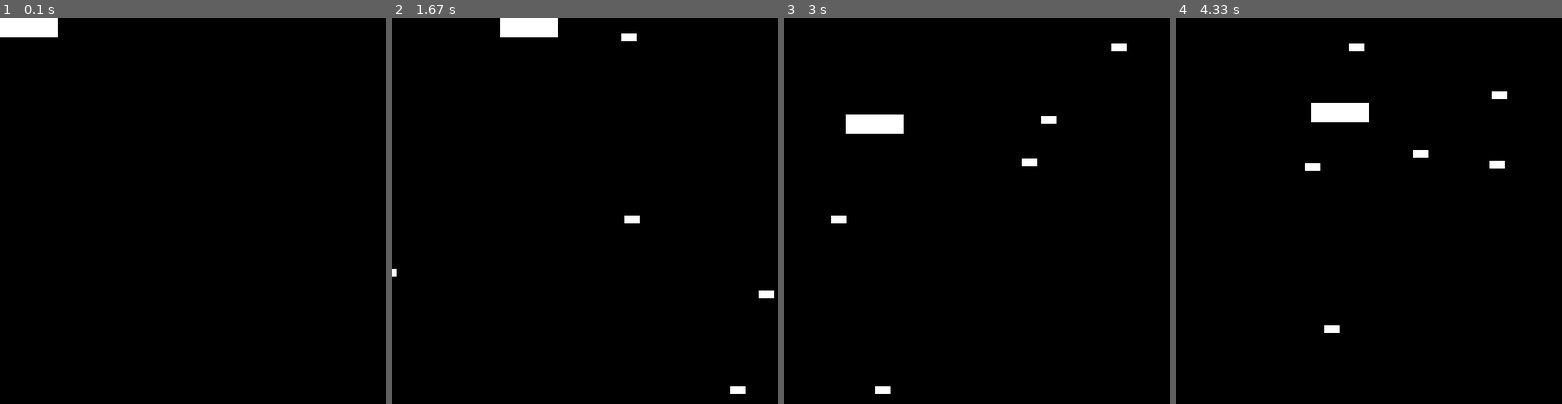
Above: before the commit, frames 1-4 (left to right).
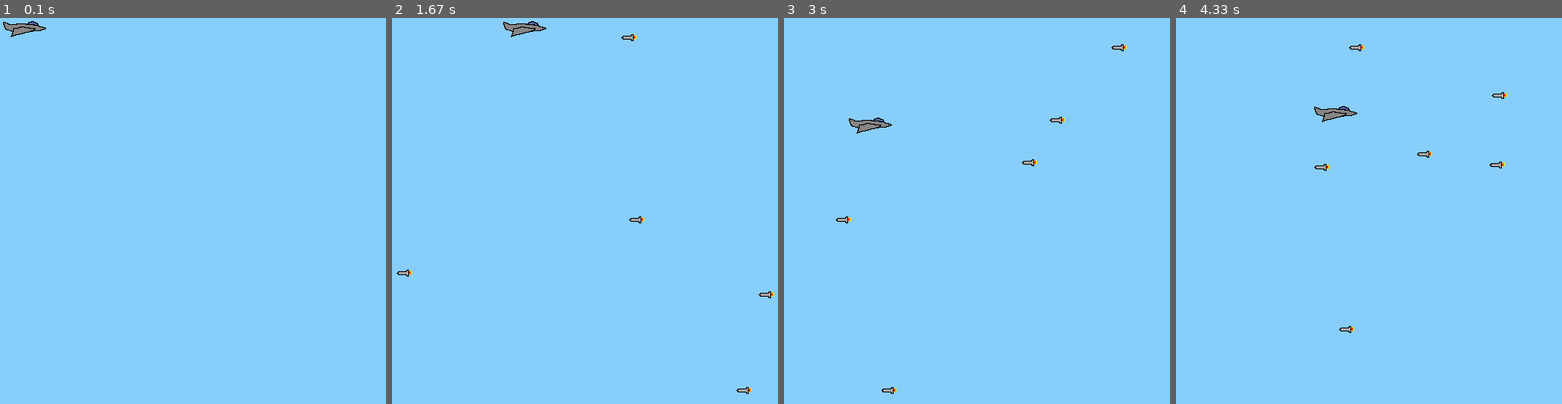
Above: after the commit, the same moments.

Repository: denisjackman/pyproject
Game: pygame game, started from game/test.py
The game is run twice, just before and just after one commit, with the same random seed, the same clock (stepped at 60 frames per second) and the same inputs.
Inputs:
- Up to frame 1 (0.1 s): no input
- Up to frame 2 (1.67 s): hold Right 0.33-0.8 s; hold Up 0.83-1.13 s; hold Right 1.17-1.63 s
- Up to frame 3 (3 s): hold Down 1.67-2.2 s; hold Down 2.23-2.53 s; hold Left 2.57-2.97 s
- Up to frame 4 (4.33 s): hold Up 3-3.37 s; hold Right 3.4-4.03 s; hold Down from 4.07 s (still down)

The runs differ from the first frame. In frame 1, 100% of the frame differs, in the area x 0-100%, y 0-100%; in frame 2, 100%; in frame 3, 100%; in frame 4, 100%.

Commit message:
fixed more pygame stuff

Diff:
--- /dev/null
+++ b/flock/flock.py
@@ -0,0 +1,165 @@
+#!/usr/bin/env python
+"""
+flock.py
+    this is a test bed for trying pygame out prior to folding it
+    in elsewhere.
+
+References:
+ https://realpython.com/pygame-a-primer/
+ https://stackoverflow.com/questions/18067219/pygame-image-screen-fill
+
+"""
+
+__author__ = "Denis J Jackman (denis_jackman@hotmail.com)"
+__version__ = "$Revision: 0.0 $"
+__date__ = "$Date: 2022/06/16 10:38:00 $"
+__copyright__ = "Copyright (c) 2022 Denis J Jackman"
+__license__ = "Python"
+
+import pygame
+import random
+from pygame.locals import *
+from pygame.color import THECOLORS
+
+dim = (1200, 900)
+
+class Box:
+    '''
+        flock box class
+    '''
+    MAX_V = 3
+
+    def __init__(self, bg, screen_dim, size, box_list):
+        '''
+            class defintion
+        '''
+        self.box_list = box_list
+        self.leader = False
+        self.bg = bg
+        self.prob = 0.1
+        self.action_radius = random.randint(25, 75)
+        self.screen_dim = screen_dim
+        self.x = screen_dim[0]/2
+        self.y = screen_dim[1]/2
+        self.width = size[0]
+        self.height = size[1]
+        self.center_x = self.x+self.width/2
+        self.center_y = self.y+self.height/2
+        self.vx = random.randint(-self.MAX_V, self.MAX_V)
+        self.vy = random.randint(-self.MAX_V, self.MAX_V)
+        self.color = THECOLORS["green"]
+        self.rect = pygame.rect.Rect(self.x, self.y, self.width, self.height)
+        self.neighbors = []
+        self.update_neighbors()
+
+    def update(self):
+        '''
+            boid update function
+        '''
+        self.update_neighbors()
+        pygame.draw.rect(self.bg, THECOLORS["black"], self.rect)
+        if random.random() < self.prob:
+            self.vx += random.randint(-1, 1)
+            self.vy += random.randint(-1, 1)
+        if len(self.neighbors) > 0:
+            leader = []
+            for neighbor in self.neighbors:
+                if neighbor.leader:
+                    leader.append(neighbor)
+                if self.leader:
+                    leader.append(self)
+                if len(leader) == 0:
+                    a = random.randint(-1, len(self.neighbors)-1)
+                    if a == -1:
+                        self.leader = True
+                    else:
+                        self.neighbors[a].leader = True
+                elif len(leader) > 1:
+                    for i in range(1, len(leader)):
+                        if len(leader[i-1].neighbors) <= len(leader[i].neighbors):
+                            leader[i-1].leader = False
+                        else:
+                            if leader[0] != self:
+                                self.vx = leader[0].vx
+                                self.vy = leader[0].vy
+                            else:
+                                self.leader = False
+                        if self.vx > self.MAX_V:
+                            self.vx = self.MAX_V
+                        elif self.vx < -self.MAX_V:
+                            self.vx = -self.MAX_V
+                        if self.vy > self.MAX_V:
+                            self.vy = self.MAX_V
+                        elif self.vy < -self.MAX_V:
+                            self.vy = -self.MAX_V
+                new_x, new_y = self.x + self.vx, self.y + self.vy
+                bound_x = new_x + self.width + self.action_radius
+                bound_y = new_y + self.height + self.action_radius
+                if bound_x >= self.screen_dim[0] or new_x-self.action_radius <= 0:
+                    self.vx *= -1
+                else:
+                    self.x = new_x
+
+                if bound_y >= self.screen_dim[1] or new_y-self.action_radius <= 0:
+                    self.vy *= -1
+                else:
+                    self.y = new_y
+                self.center_x = self.x+self.width/2
+                self.center_y = self.y+self.height/2
+                self.rect = pygame.rect.Rect(self.x,
+                                             self.y,
+                                             self.width,
+                                             self.height)
+                if self.leader:
+                    self.color = THECOLORS["blue"]
+                else:
+                    self.color = THECOLORS["green"]
+
+                pygame.draw.rect(self.bg, self.color, self.rect)
+
+    def update_neighbors(self):
+        '''
+            update neighbours
+        '''
+        self.neighbors = []
+        for box in self.box_list:
+            if box is not self and box.center_x > self.center_x-self.action_radius and box.center_x < self.center_x+self.action_radius and box.center_y > self.center_y-self.action_radius and box.center_y < self.center_y+self.action_radius:
+                self.neighbors.append(box)
+
+
+def main():
+    '''
+        this is the main function
+    '''
+    pygame.init()
+    screen = pygame.display.set_mode(dim)
+    bg = screen.convert()
+    bg.fill(THECOLORS["black"])
+    screen.blit(bg, (0,0))
+    pygame.display.update()
+    clock = pygame.time.Clock()
+    boxes = []
+    box = Box(bg, dim, (4,4), boxes)
+    boxes.append(box)
+    timer = 0
+    running = True
+
+    while running:
+
+        if timer > 100:
+            boxes.append(Box(bg, dim, (4, 4), boxes))
+            timer = 0
+        for box in boxes:
+            box.update()
+
+        screen.blit(bg, (0, 0))
+        pygame.display.flip()
+        clock.tick(35)
+        timer += 1
+        for event in pygame.event.get():
+            if event.type == QUIT or (event.type == KEYDOWN and event.key == K_ESCAPE):
+                running = False
+
+
+if __name__ == '__main__':
+    main()
--- a/game/test.py
+++ b/game/test.py
@@ -18,6 +18,7 @@
 import random
 import pygame
 from pygame.locals import (
+    RLEACCEL,
     K_UP,
     K_DOWN,
     K_LEFT,
@@ -31,6 +32,7 @@
 WHITE = (255, 255, 255)
 BLUE = (0, 0, 255)
 BLACK = (0, 0, 0)
+SKY_BLUE = (135, 206, 250)
 
 SCREEN_WIDTH = 500
 SCREEN_HEIGHT = 500
@@ -47,8 +49,8 @@
             this initiates the player class
         '''
         super().__init__()
-        self.surf = pygame.Surface((75, 25))
-        self.surf.fill(WHITE)
+        self.surf = pygame.image.load("jet.png").convert()
+        self.surf.set_colorkey((WHITE), RLEACCEL)
         self.rect = self.surf.get_rect()
 
     # Move the sprite based on user keypresses
@@ -69,14 +71,7 @@
         self.rect.right = min(self.rect.right, SCREEN_WIDTH)
         self.rect.top = max(self.rect.top, 0)
         self.rect.bottom = min(self.rect.bottom, SCREEN_HEIGHT)
-        # if self.rect.left < 0:
-        #     self.rect.left = 0
-        # if self.rect.right > SCREEN_WIDTH:
-        #    self.rect.right = SCREEN_WIDTH
-        # if self.rect.top <= 0:
-        #    self.rect.top = 0
-        # if self.rect.bottom >= SCREEN_HEIGHT:
-        #    self.rect.bottom = SCREEN_HEIGHT
+
 
 
 class Enemy(pygame.sprite.Sprite):  # pylint: disable=R0903
@@ -90,8 +85,8 @@
             this initiates the enemy class
         '''
         super().__init__()
-        self.surf = pygame.Surface((20, 10))
-        self.surf.fill((255, 255, 255))
+        self.surf = pygame.image.load("missile.png").convert()
+        self.surf.set_colorkey(WHITE, RLEACCEL)
         self.rect = self.surf.get_rect(
             center=(
                 random.randint(SCREEN_WIDTH + 20, SCREEN_WIDTH + 100),
@@ -111,6 +106,34 @@
             self.kill()
 
 
+class Cloud(pygame.sprite.Sprite):  # pylint: disable=R0903
+    '''
+    Define the cloud object by extending pygame.sprite.Sprite
+    Use an image for a better-looking sprite
+    '''
+    def __init__(self):
+        super().__init__()
+        self.surf = pygame.image.load("cloud.png").convert()
+        self.surf.set_colorkey(BLACK, RLEACCEL)
+        # The starting position is randomly generated
+        self.rect = self.surf.get_rect(
+            center=(
+                random.randint(SCREEN_WIDTH + 20, SCREEN_WIDTH + 100),
+                random.randint(0, SCREEN_HEIGHT),
+            )
+        )
+
+
+def update(self):
+    '''
+        Move the cloud based on a constant speed
+        Remove the cloud when it passes the left edge of the screen
+    '''
+    self.rect.move_ip(-5, 0)
+    if self.rect.right < 0:
+        self.kill()
+
+
 def main():
     '''
         this is the main routine
@@ -123,6 +146,9 @@
     # Create a custom event for adding a new enemy
     add_enemy = pygame.USEREVENT + 1
     pygame.time.set_timer(add_enemy, 250)
+
+    add_cloud = pygame.USEREVENT + 2
+    pygame.time.set_timer(add_cloud, 1000)
 
     # Instantiate player. Right now, this is just a rectangle.
     player = Player()
@@ -131,20 +157,11 @@
     # - enemies is used for collision detection and position updates
     # - all_sprites is used for rendering
     enemies = pygame.sprite.Group()
+    clouds = pygame.sprite.Group()
     all_sprites = pygame.sprite.Group()
     all_sprites.add(player)
-
-    # surf = pygame.Surface((50, 50))
-    # surf.fill(BLACK)
-    # rect = surf.get_rect()
-    # surf_center = (
-    #                (SCREEN_WIDTH - surf.get_width()) / 2,
-    #                (SCREEN_HEIGHT - surf.get_height()) / 2
-    #                )
-    # screen.blit(image, (0, 0))
-    # pygame.draw.circle(screen, BLUE, (250, 250), 75)
-    # pygame.draw.circle(screen, WHITE, (250, 250), 70)
-
+    # Setup the clock for a decent framerate
+    clock = pygame.time.Clock()
     running = True
     while running:
         for event in pygame.event.get():
@@ -162,21 +179,35 @@
                 enemies.add(new_enemy)
                 all_sprites.add(new_enemy)
 
+            # Add a new cloud?
+            elif event.type == add_cloud:
+                # Create the new cloud and add it to sprite groups
+                new_cloud = Cloud()
+                clouds.add(new_cloud)
+                all_sprites.add(new_cloud)
+
         # Get the set of keys pressed and check for user input
         pressed_keys = pygame.key.get_pressed()
         # Update the player sprite based on user keypresses
         player.update(pressed_keys)
         # Update enemy position
         enemies.update()
-
-        screen.fill((BLACK))
+        clouds.update()
+
+        screen.fill((SKY_BLUE))
 
         # Draw all sprites
         for entity in all_sprites:
             screen.blit(entity.surf, entity.rect)
+        # Check if any enemies have collided with the player
+        if pygame.sprite.spritecollideany(player, enemies):
+            # If so, then remove the player and stop the loop
+            player.kill()
+            running = False
 
         pygame.display.flip()
-        pygame.display.update()
+        # Ensure program maintains a rate of 30 frames per second
+        clock.tick(30)
 
 
 if __name__ == '__main__':
Binary file added: game/cloud.png
Binary file added: game/images/AlienTears.png
Binary file added: game/images/AngryDevil.png
Binary file added: game/images/Bat.png
Binary file added: game/images/Casper.png
Binary file added: game/images/Chucky.png
Binary file added: game/images/Dracula.png
Binary file added: game/images/Frankie.png
Binary file added: game/images/Freddie.png
Binary file added: game/images/Ghost.png
Binary file added: game/images/Ghoul.png
Binary file added: game/images/Gomez.png
(and 29 more such lines)
